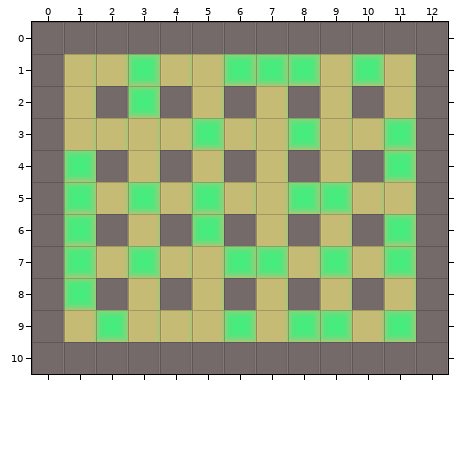
One commit to this Tiled map: mapamenu/build/resources/mapas/0mapa3.tmx. Above, as it was before the edit.
Cells are 32x32 px. Shown: x 0..12, y 0..10.
And afterwards:
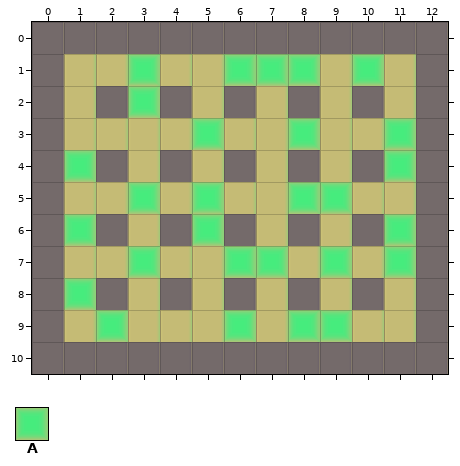
Key: from "tile": A 2.
_ is an empty cell.
See-through tiles are keyed as they look on the map.
What changed:
Layer "piedras":
y 5: x 1 A -> _
y 7: x 1 A -> _
y 9: x 11 A -> _
Changed places in both pictures, as pixel boxes (x1, y1, x2, y2):
removed: (64, 182, 96, 214)
removed: (64, 246, 96, 278)
removed: (384, 310, 416, 342)
